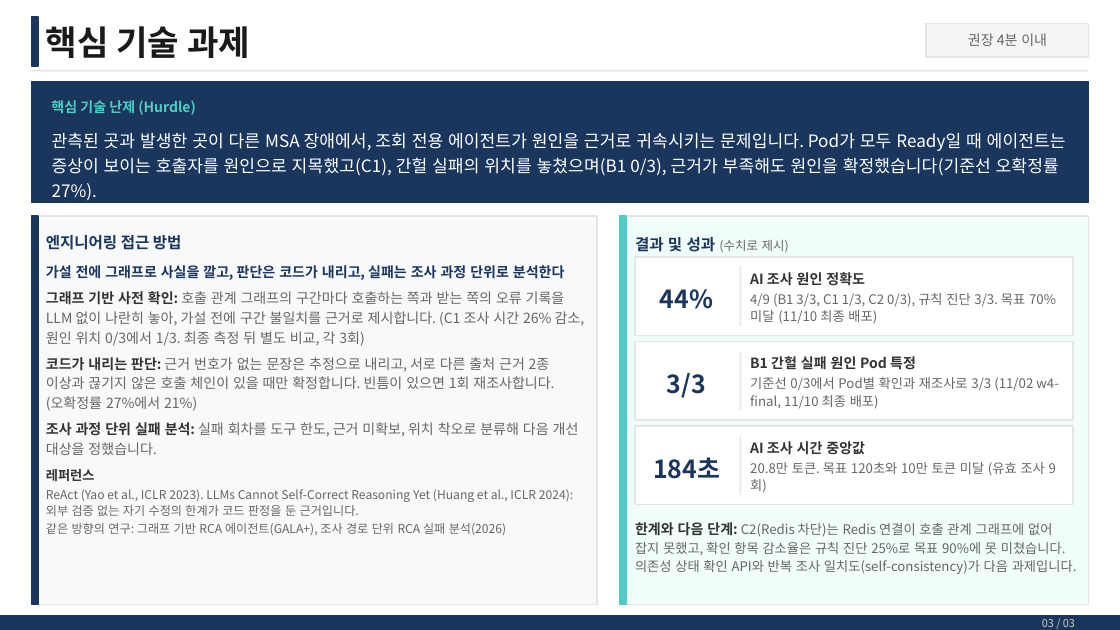
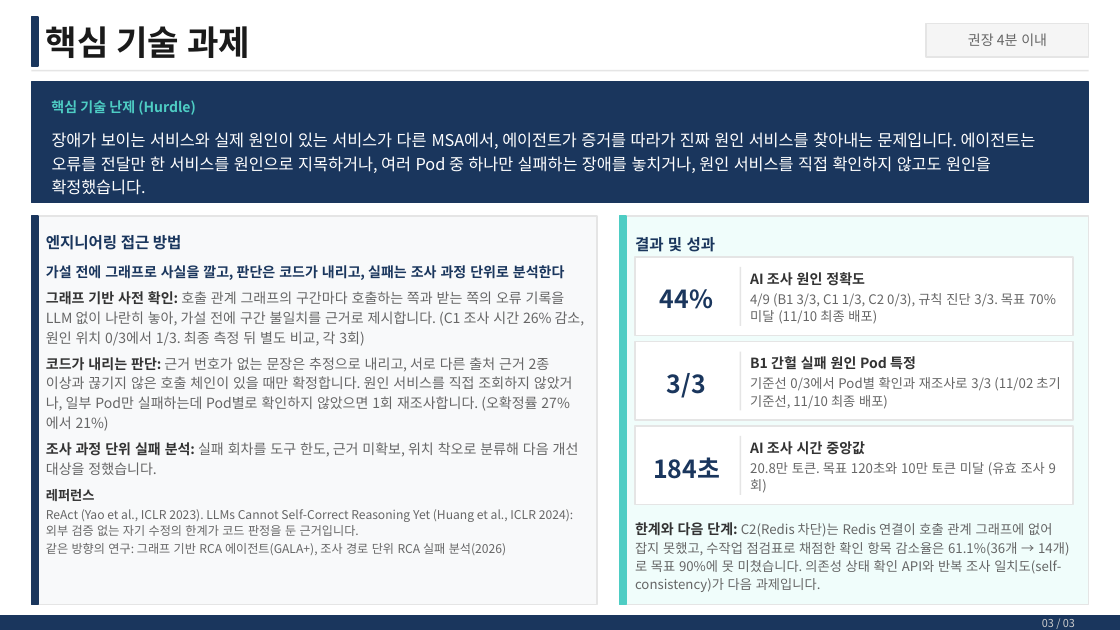
Before and after one commit to skax-jihyeryu/KubeGuardian, a slide deck: slide 4 of docs/산출물/AI_Master_Project_최종발표_류지혜_11791.pptx. Drawn at 1120x630 pixels with LibreOffice and Linux fonts; fonts in the diff are those of the drawing. Boxes give left, top, right and bottom in pixels: in the first picture for what was removed or moved away, otherwise in the second. Text is boxed around its words. In the diff, an @@ line names an element or a change of style, - is before the commit and + after.

```diff
--- a/docs/산출물/AI_Master_Project_최종발표_류지혜_11791.pptx
+++ b/docs/산출물/AI_Master_Project_최종발표_류지혜_11791.pptx
@@ text at (52,132,1036,195): text changed; size 11 to 10.5 pt @@
-관측된 곳과 발생한 곳이 다른 MSA 장애에서, 조회 전용 에이전트가 원인을 근거로 귀속시키는 문제입니다. Pod가 모두 Ready일 때 에이전트는 증상이 보이는 호출자를 원인으로 지목했고(C1), 간헐 실패의 위치를 놓쳤으며(B1 0/3), 근거가 부족해도 원인을 확정했습니다(기준선 오확정률 27%).
+장애가 보이는 서비스와 실제 원인이 있는 서비스가 다른 MSA에서, 에이전트가 증거를 따라가 진짜 원인 서비스를 찾아내는 문제입니다. 에이전트는 오류를 전달만 한 서비스를 원인으로 지목하거나, 여러 Pod 중 하나만 실패하는 장애를 놓치거나, 원인 서비스를 직접 확인하지 않고도 원인을 확정했습니다.
@@ text at (635,237,716,252): text changed; size 8 to 10 pt; text colour #666666 to #1A365D; bold on @@
-결과 및 성과 (수치로 제시)
+결과 및 성과
@@ text at (46,357,573,431): text changed @@
-코드가 내리는 판단: 근거 번호가 없는 문장은 추정으로 내리고, 서로 다른 출처 근거 2종 이상과 끊기지 않은 호출 체인이 있을 때만 확정합니다. 빈틈이 있으면 1회 재조사합니다. (오확정률 27%에서 21%)
+코드가 내리는 판단: 근거 번호가 없는 문장은 추정으로 내리고, 서로 다른 출처 근거 2종 이상과 끊기지 않은 호출 체인이 있을 때만 확정합니다. 원인 서비스를 직접 조회하지 않았거나, 일부 Pod만 실패하는데 Pod별로 확인하지 않았으면 1회 재조사합니다. (오확정률 27%에서 21%)
@@ text at (750,377,1060,409): text changed @@
-기준선 0/3에서 Pod별 확인과 재조사로 3/3 (11/02 w4-final, 11/10 최종 배포)
+기준선 0/3에서 Pod별 확인과 재조사로 3/3 (11/02 초기 기준선, 11/10 최종 배포)
@@ text at (635,522,1069,592): text changed @@
-한계와 다음 단계: C2(Redis 차단)는 Redis 연결이 호출 관계 그래프에 없어 잡지 못했고, 확인 항목 감소율은 규칙 진단 25%로 목표 90%에 못 미쳤습니다. 의존성 상태 확인 API와 반복 조사 일치도(self-consistency)가 다음 과제입니다.
+한계와 다음 단계: C2(Redis 차단)는 Redis 연결이 호출 관계 그래프에 없어 잡지 못했고, 수작업 점검표로 채점한 확인 항목 감소율은 61.1%(36개 → 14개)로 목표 90%에 못 미쳤습니다. 의존성 상태 확인 API와 반복 조사 일치도(self-consistency)가 다음 과제입니다.
```
Also in this commit, not shown: 2 other slides changed.
